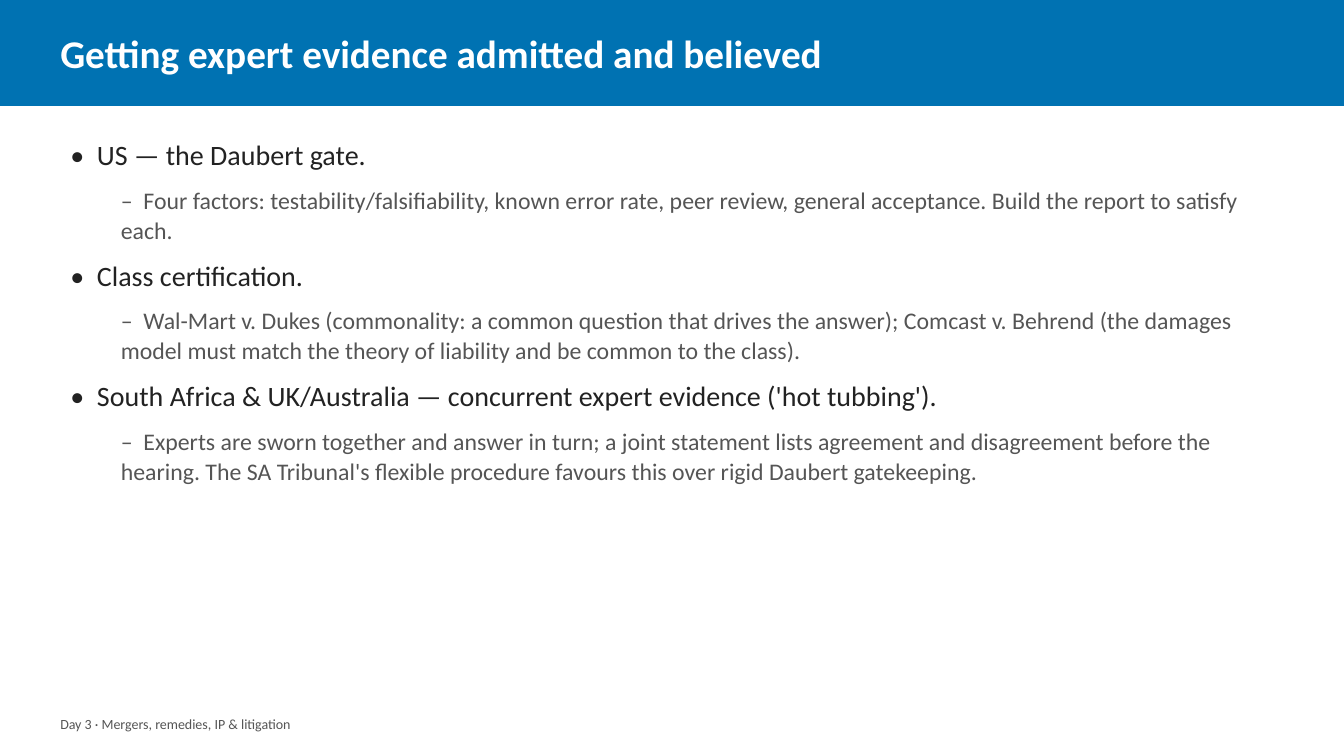
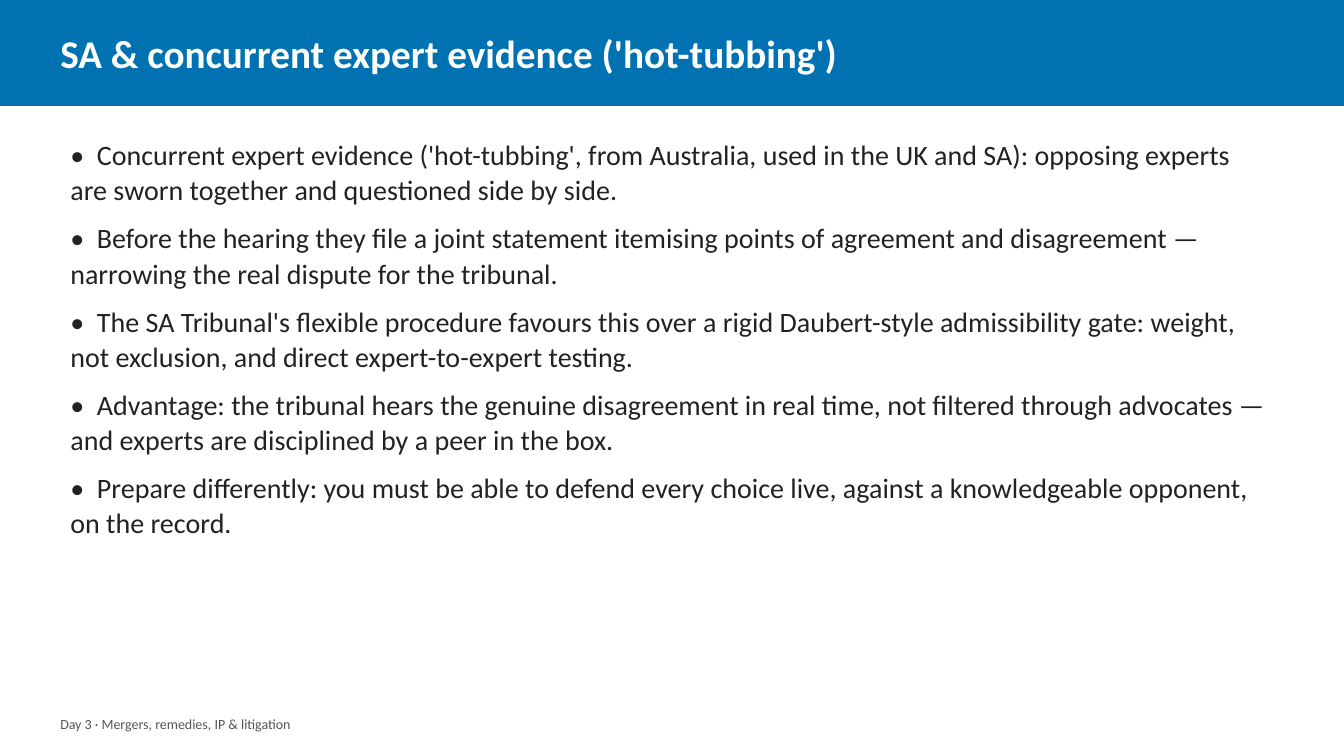
Before and after one commit to laurencehw/antitrust-methods, a slide deck: slide 46 of teaching/slides/day3_mergers_remedies_litigation.pptx (slide 18 before the commit). Drawn at 1344x756 pixels with LibreOffice and Linux fonts; fonts in the diff are those of the drawing. Boxes give left, top, right and bottom in pixels: in the first picture for what was removed or moved away, otherwise in the second. Text is boxed around its words. In the diff, an @@ line names an element or a change of style, - is before the commit and + after.

```diff
--- a/teaching/slides/day3_mergers_remedies_litigation.pptx
+++ b/teaching/slides/day3_mergers_remedies_litigation.pptx
@@ text at (60,39,837,75): text changed @@
-Getting expert evidence admitted and believed
+SA & concurrent expert evidence ('hot-tubbing')
@@ text at (70,144,1248,533): text changed; size 17 to 20 pt; text colour #555555 to #222222 @@
-• US — the Daubert gate.
-  – Four factors: testability/falsifiability, known error rate, peer review, general acceptance. Build the report to satisfy each.
-• Class certification.
-  – Wal-Mart v. Dukes (commonality: a common question that drives the answer); Comcast v. Behrend (the damages model must match the theory of liability and be common to the class).
-• South Africa & UK/Australia — concurrent expert evidence ('hot tubbing').
-  – Experts are sworn together and answer in turn; a joint statement lists agreement and disagreement before the hearing. The SA Tribunal's flexible procedure favours this over rigid Daubert gatekeeping.
+• Concurrent expert evidence ('hot-tubbing', from Australia, used in the UK and SA): opposing experts are sworn together and questioned side by side.
+• Before the hearing they file a joint statement itemising points of agreement and disagreement — narrowing the real dispute for the tribunal.
+• The SA Tribunal's flexible procedure favours this over a rigid Daubert-style admissibility gate: weight, not exclusion, and direct expert-to-expert testing.
+• Advantage: the tribunal hears the genuine disagreement in real time, not filtered through advocates — and experts are disciplined by a peer in the box.
+• Prepare differently: you must be able to defend every choice live, against a knowledgeable opponent, on the record.
```
Also in this commit, not shown: 17 other slides changed, 30 slides added, 5 other files.
